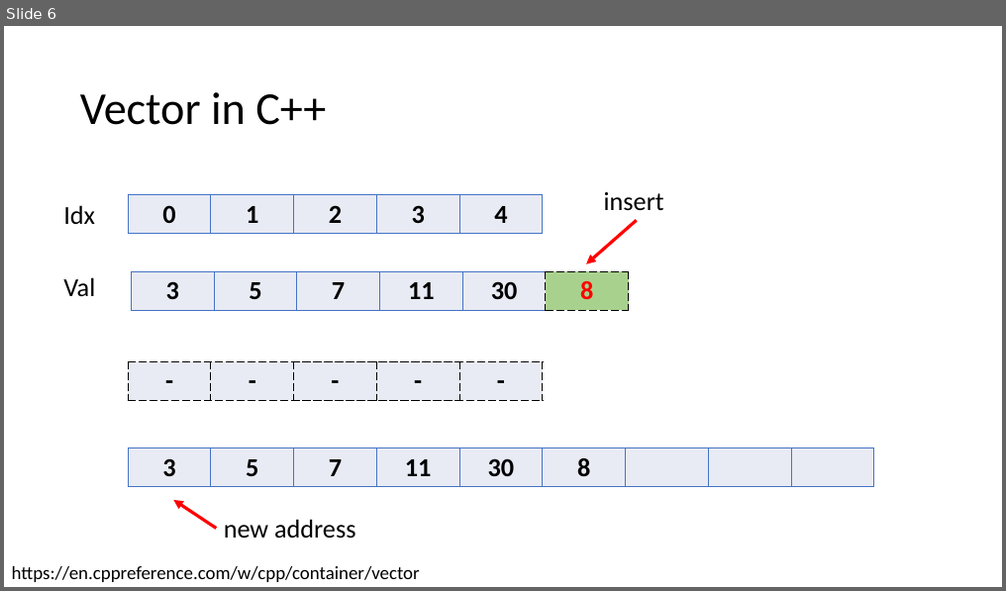
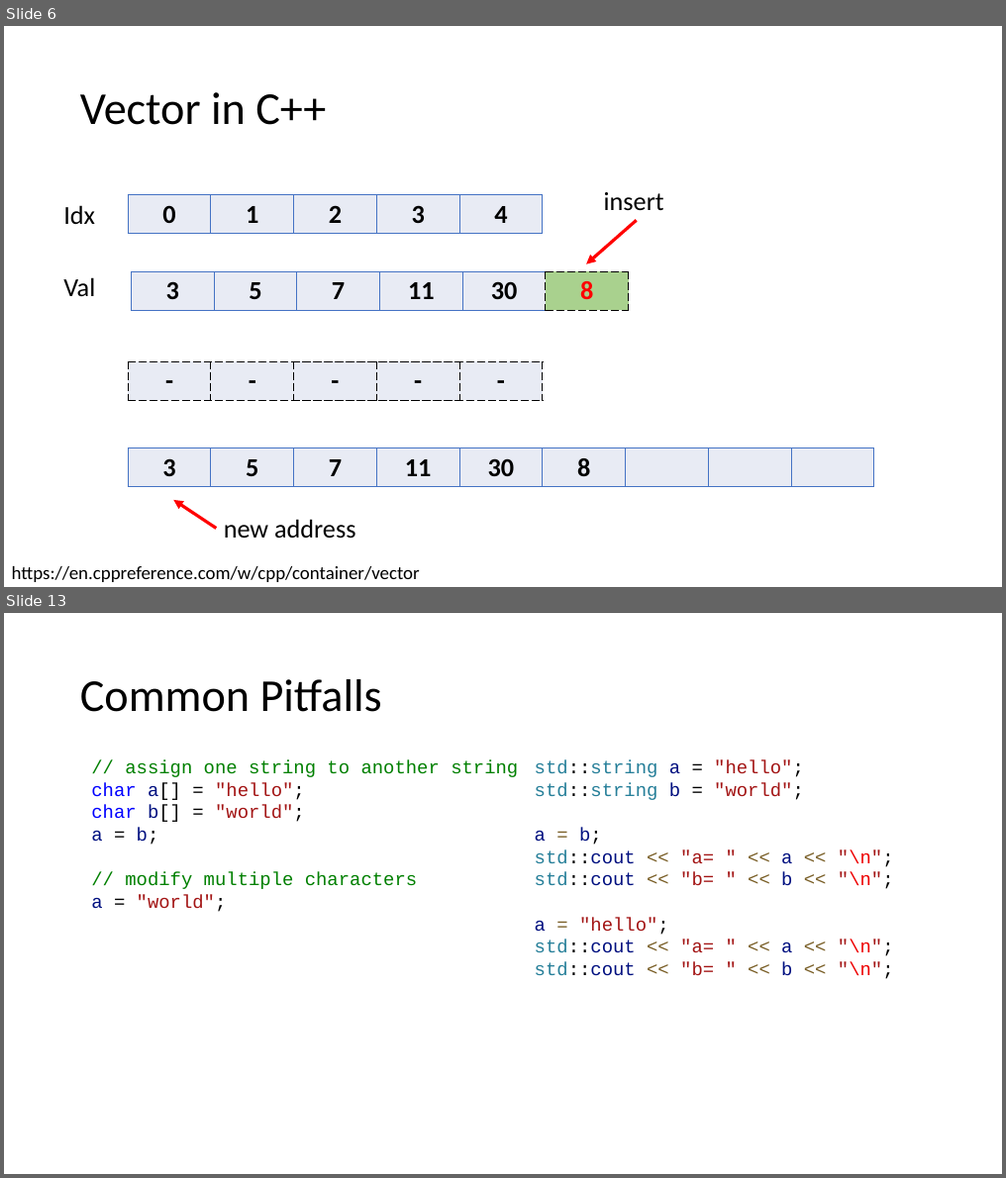
Before and after one commit to CNOCycle/cpp_tutorial, a slide deck: 07-vector_string/00-vector_string.pptx. Shown one above the other, each under a label of ours: slide 6 before the commit, slides 6 and 13 after it; the slides between them are not shown. The pictures are 1006x591 and 1006x1178 pixels, drawn with LibreOffice and Linux fonts; fonts in the diff are those of the drawing. Boxes give left, top, right and bottom in pixels: in the first picture for what was removed or moved away, otherwise in the second. Text is boxed around its words. In the diff, an @@ line names an element or a change of style, - is before the commit and + after.

```diff
--- a/07-vector_string/00-vector_string.pptx
+++ b/07-vector_string/00-vector_string.pptx
@@ slide 13 added at [4, 613, 1002, 1174], background #FFFFFF @@
@@ title added at [80, 679, 382, 712], 44 pt, text #000000 @@
+Common Pitfalls
@@ text added at [91, 761, 518, 912], 18 pt, text #008000 @@
+// assign one string to another string
+char a[] = "hello";
+char b[] = "world";
+a = b;
+// modify multiple characters
+a = "world";
@@ text added at [535, 761, 894, 979], 18 pt, text #A31515 @@
+std::string a = "hello";
+std::string b = "world";
+a = b;
+std::cout << "a= " << a << "\n";
+std::cout << "b= " << b << "\n";
+a = "hello";
+std::cout << "a= " << a << "\n";
+std::cout << "b= " << b << "\n";
```
Also in this commit, not shown: 2 slides changed, 17 other slides added, 7 other files.
